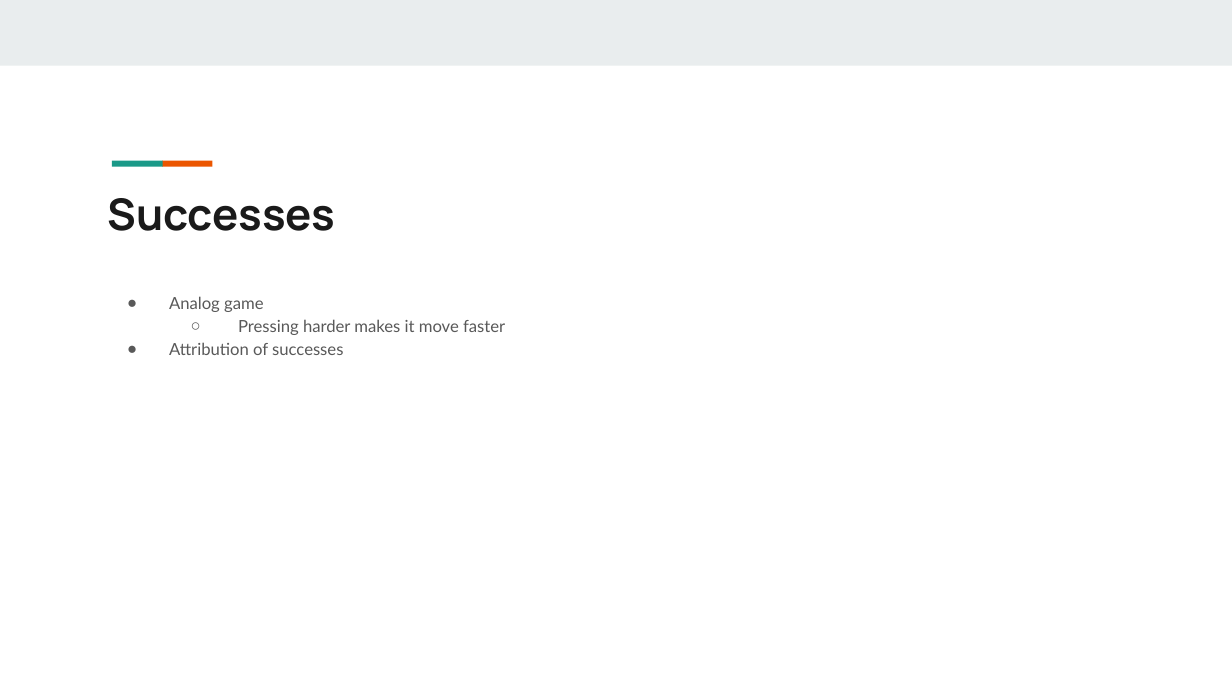
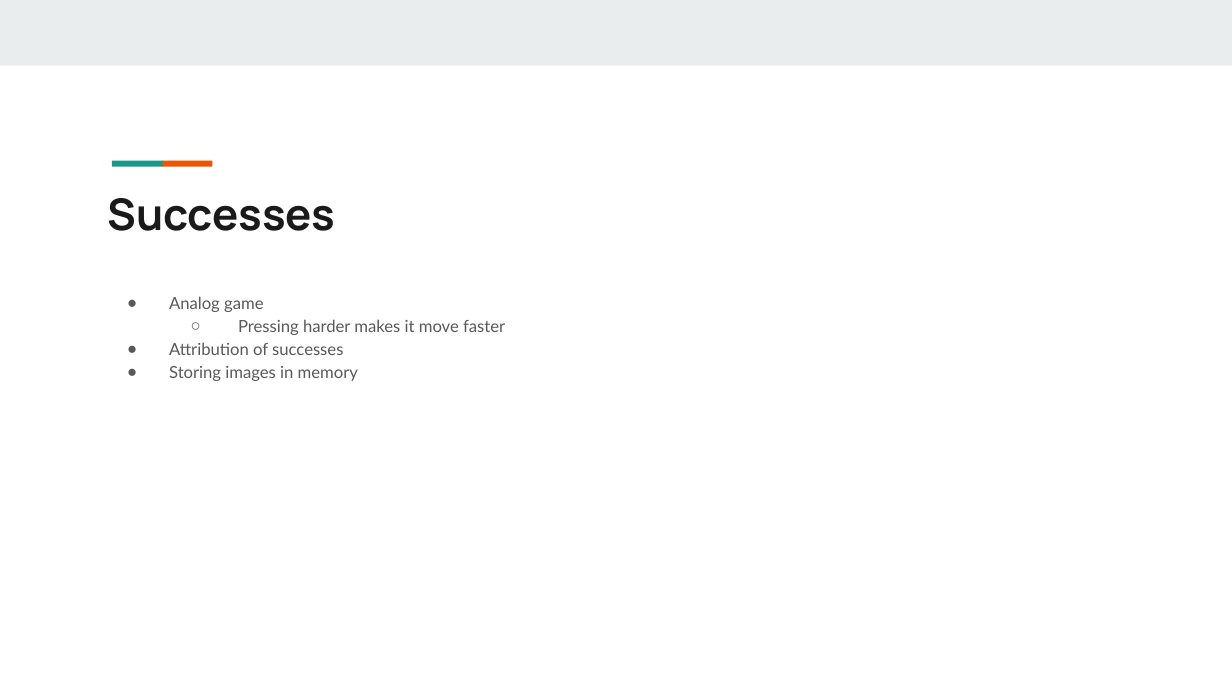
Before and after one commit to xu842251462/EC551_Final_Project, a slide deck: slide 10 of Bringing the Analog World to Digital Design_EC551_Final Project.pptx. Drawn at 1232x693 pixels with LibreOffice and Linux fonts; fonts in the diff are those of the drawing. Boxes give left, top, right and bottom in pixels: in the first picture for what was removed or moved away, otherwise in the second. Text is boxed around its words. In the diff, an @@ line names an element or a change of style, - is before the commit and + after.

```diff
--- a/Bringing the Analog World to Digital Design_EC551_Final Project.pptx
+++ b/Bringing the Analog World to Digital Design_EC551_Final Project.pptx
@@ text at [169,366,358,381]: paragraph added @@
+● Storing images in memory
```
Also in this commit, not shown: 3 other slides changed.
